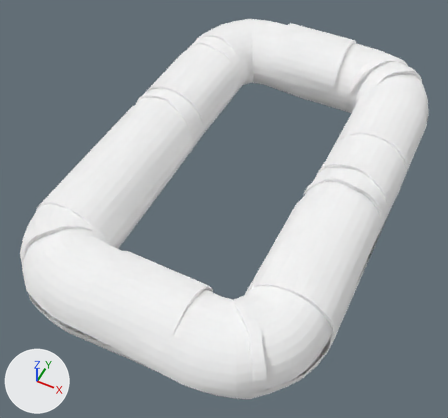
One commit to the glTF model src/assets/Rosca.gltf: the scene before it, then after it.
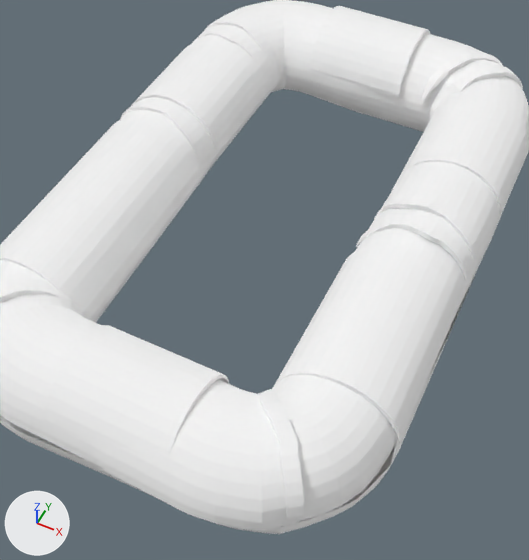
The first picture shows the older version from a 50 mm lens placed at (4.69, -10.8, 11.27), pointed at (-0.08, -1.28, -0.64). The close-ups show both versions on the part from 11% to 95% of the width and 5% to 100% of the height of that picture; other places that the commit changed are outside them. Arrows for +X, +Y and +Z are at lower left; the lights stay in place. Where no turn or scale is listed for an object, it has been applied to the vertices. Vertices at the same position are counted once.

The older version as bpy lines, for what is in view:
```python
ob_cylinder = bpy.data.objects.new('Cylinder', me_cylinder_001)
ob_cylinder.location = (-2.62, -2.57, 0.0)
ob_cylinder_006 = bpy.data.objects.new('Cylinder.006', me_cylinder_007)
ob_cylinder_006.location = (0.1, -5.14, -0.04)
ob_cylinder_007 = bpy.data.objects.new('Cylinder.007', me_cylinder_008)
ob_cylinder_007.location = (0.01, 4.6, 0.0)
ob_cylinder_013 = bpy.data.objects.new('Cylinder.013', me_cylinder_015)
ob_cylinder_013.location = (2.3, -4.95, 0.07)
ob_cylinder_013.rotation_euler = (-1.574, 0.0, -0.935)  # degrees (-90, 0, -54)
ob_cylinder_013.scale = (0.917, 0.917, -0.12)
ob_cylinder_015 = bpy.data.objects.new('Cylinder.015', me_cylinder_017)
ob_cylinder_015.location = (2.6, 4.11, 0.06)
# also in view: 'Cylinder.008' at (-2.61, 0.25, 0.6); 'Cylinder.016' at (0.09, -0.3, -0.43); 'Cylinder.003' at (-2.41, -4.76, 0.56); 'Cylinder.012' at (2.76, -0.57, 0.65); 'Cylinder.010' at (-2.61, 3.45, 0.64)
```
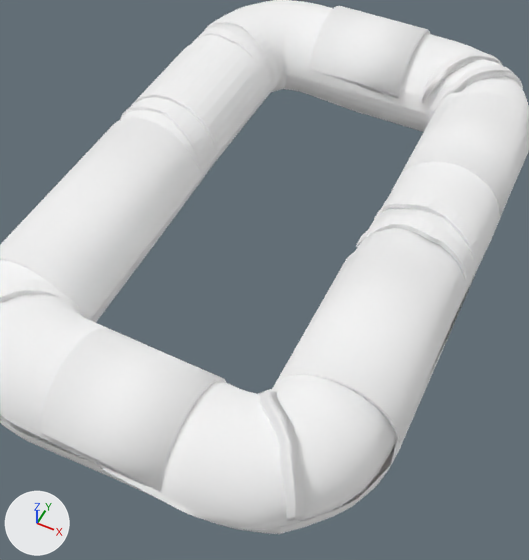
Boxes (x1, y1, x2, y2) around the edits, measured in the close-ups (529 x 560 px):
'Cylinder.006', moved
    before: (44, 325, 229, 455)
    after: (41, 328, 226, 492)
part 1 of me_cylinder_001, shading changed
    both: (0, 4, 506, 528)
part 2 of me_cylinder_007, shading changed
    before: (44, 325, 228, 455)
    after: (41, 328, 225, 492)
part 3 of me_cylinder_008, shading changed
    both: (309, 6, 430, 98)
part 4 of me_cylinder_015, shading changed
    both: (258, 391, 304, 521)

Patch to the scene script:
```diff
--- a/src/assets/Rosca.gltf.py
+++ b/src/assets/Rosca.gltf.py
@@ me_cylinder_001 @@
 me_cylinder_001.from_pydata(...)  # 987 vertices, 1729 faces; spans x -1.0..6.45, y -3.67..8.2, z -0.05..1.02
 # used by ob_cylinder; location = (-2.62, -2.57, 0.0)
+# me_cylinder_001 part 1: all faces are now shaded smooth (395 of 1729 changed)
 me_cylinder_001.materials.append(mat_material_001)
@@ me_cylinder_007 @@
 me_cylinder_007.from_pydata(...)  # 60 vertices, 116 faces; spans x -1.01..1.01, y -0.99..0.99, z 0.19..1.1
 # used by ob_cylinder_006; location = (0.1, -5.14, -0.04)
+# me_cylinder_007 part 2: all faces are now shaded smooth (101 of 116 changed)
 me_cylinder_007.materials.append(mat_pasta)
@@ me_cylinder_008 @@
 me_cylinder_008.from_pydata(...)  # 60 vertices, 116 faces; spans x -1.01..1.01, y -0.99..0.99, z 0.19..1.1
 # used by ob_cylinder_007; location = (0.01, 4.6, 0.0)
+# me_cylinder_008 part 3: all faces are now shaded smooth (101 of 116 changed)
 me_cylinder_008.materials.append(mat_pasta)
@@ me_cylinder_015 @@
 me_cylinder_015.from_pydata(...)  # 60 vertices, 116 faces; spans x -0.98..1.1, y -1.11..-0.13, z -1.48..1.6
 # used by ob_cylinder_013; location = (2.3, -4.95, 0.07); rotation_euler = (-1.574, 0.0, -0.935), in degrees (-90, 0, -54); scale = (0.917, 0.917, -0.12)
+# me_cylinder_015 part 4: all faces are now shaded smooth (106 of 116 changed)
 me_cylinder_015.materials.append(mat_tirared)
@@ ob_cylinder_006 @@
 ob_cylinder_006 = bpy.data.objects.new('Cylinder.006', me_cylinder_007)
-ob_cylinder_006.location = (0.1, -5.14, -0.04)
+ob_cylinder_006.location = (0.1, -5.21, -0.04)
```
